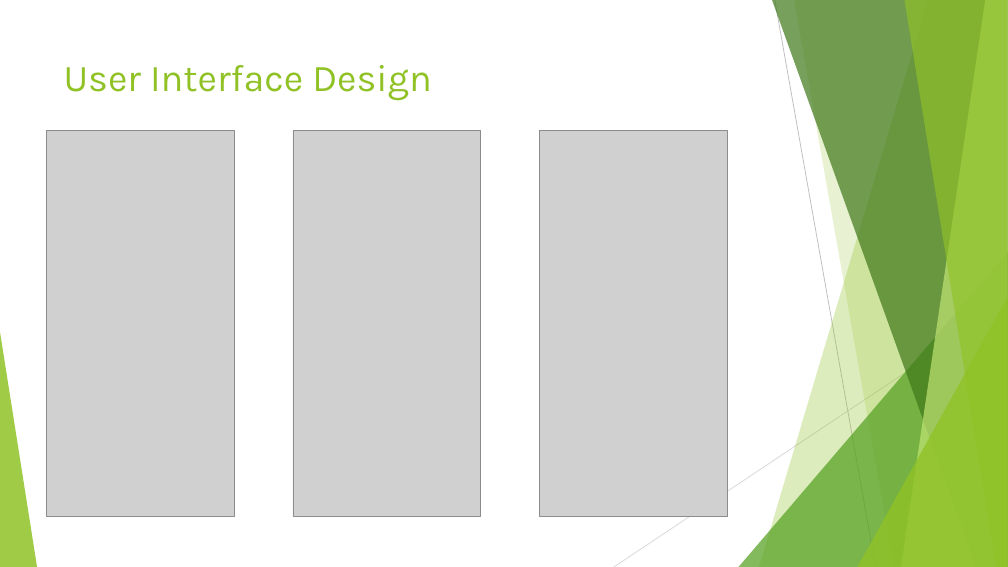
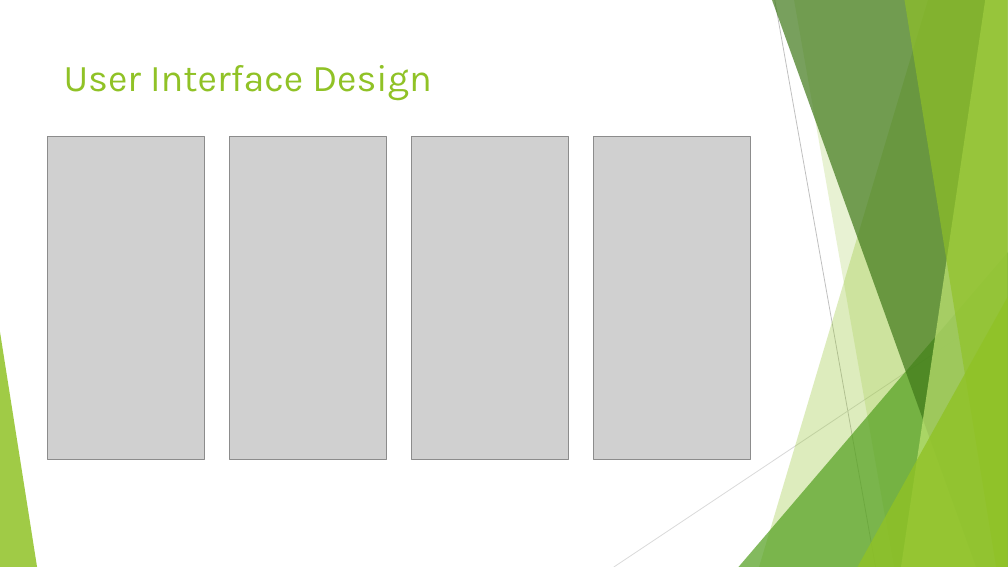
Before and after one commit to annavaykean/seniordesign_protoype, a slide deck: slide 30 of FinalPresentation.pptx. Drawn at 1008x567 pixels with LibreOffice and Linux fonts; fonts in the diff are those of the drawing; grey boxes stand for pictures. Boxes give left, top, right and bottom in pixels: in the first picture for what was removed or moved away, otherwise in the second. Text is boxed around its words. In the diff, an @@ line names an element or a change of style, - is before the commit and + after.

```diff
--- a/FinalPresentation.pptx
+++ b/FinalPresentation.pptx
@@ picture: place and size @@
-picture at <box>46,131,234,516</box>
+picture at <box>48,136,205,459</box>
@@ picture added at <box>230,136,387,459</box> @@
@@ picture removed at <box>293,131,481,516</box> @@
@@ picture added at <box>411,136,569,459</box> @@
@@ picture: place and size @@
-picture at <box>540,131,727,516</box>
+picture at <box>594,136,751,459</box>
```
Also in this commit, not shown: 1 other file.
